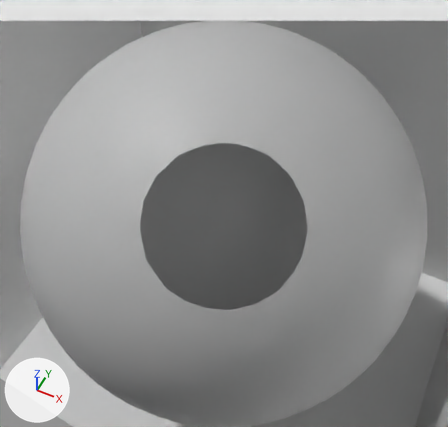
The Blender file fluid particle animation.blend: old version first, new version second.
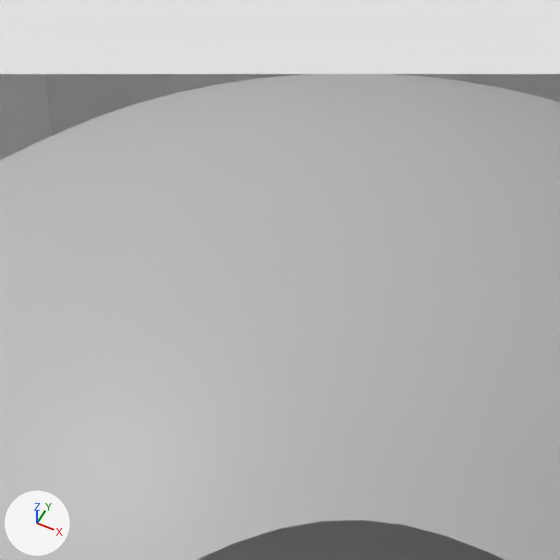
Each version appears first from a 50 mm lens placed at (1.321, -2.64, 4.7), pointed at (0.29, -0.578, 2.123), and next in a close-up on the part from 28% to 63% of the width and 0% to 36% of the height. The axes (+X, +Y, +Z) are drawn at lower left. The lights are the same throughout. Everything nearer to the camera than a plane just in front of the edit is cut away.

The older version as bpy lines, for what is in view:
```python
me_cube_001 = bpy.data.meshes.new('Cube.001')
me_cube_001.from_pydata(...)  # a box spanning x -1.0..1.0, y -1.0..1.0, z -1.0..1.0
me_sphere = bpy.data.meshes.new('Sphere')
me_sphere.from_pydata(...)  # 1986 vertices, 2048 faces; spans x -1.0..1.0, y -1.0..1.0, z -1.0..1.0
me_sphere.polygons.foreach_set('use_smooth', [True] * 2048)
me_sphere_001 = bpy.data.meshes.new('Sphere.001')
me_sphere_001.from_pydata(...)  # 1986 vertices, 2048 faces; spans x -1.0..1.0, y -1.0..1.0, z -1.0..1.0
ob_cube = bpy.data.objects.new('Cube', me_cube_001)
ob_cube.location = (0.0, 0.0, 1.176)
ob_cube.scale = (1.82, 1.82, 1.82)
ob_sphere = bpy.data.objects.new('Sphere', me_sphere)
ob_sphere.location = (0.0, 0.0, 1.299)
ob_sphere.scale = (1.4, 1.4, 1.4)
ob_sphere_001 = bpy.data.objects.new('Sphere.001', me_sphere_001)
ob_sphere_001.location = (0.0, 0.0, 1.284)
ob_sphere_001.scale = (0.952, 0.952, 0.952)
```
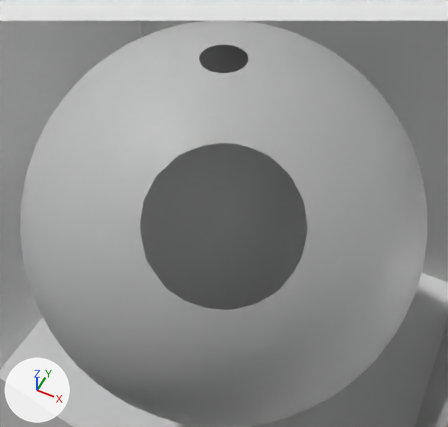
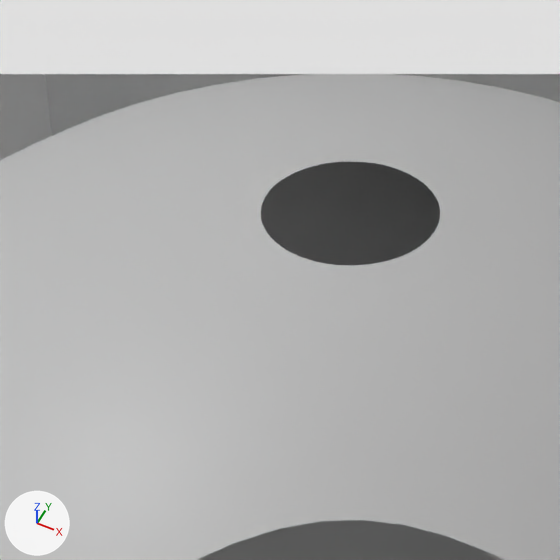
Commit message: fluid add

Location of each change, [x1, y1, x2, y2] in pixels of the close-ups (560 x 560 px):
```json
{"part": 1, "of": "me_sphere", "change": "deleted", "before": [261, 161, 440, 265]}
```

Edits to the scene script, one JSON object a line:
```json
{"block": "me_sphere", "where": "# used by ob_sphere; location = (0.0, 0.0, 1.299); scale = (1.4, 1.4, 1.4)"}
{"op": "remove", "block": "me_sphere", "code": "me_sphere.from_pydata(...)  # 1986 vertices, 2048 faces; spans x -1.0..1.0, y -1.0..1.0, z -1.0..1.0"}
{"op": "add", "block": "me_sphere", "code": "me_sphere.from_pydata(...)  # 1985 vertices, 1984 faces; spans x -1.0..1.0, y -1.0..1.0, z -1.0..1.0"}
{"block": "me_sphere", "change": "me_sphere part 1: 1 vertex removed from x 0.0, y 0.0, z 1.0"}
```
